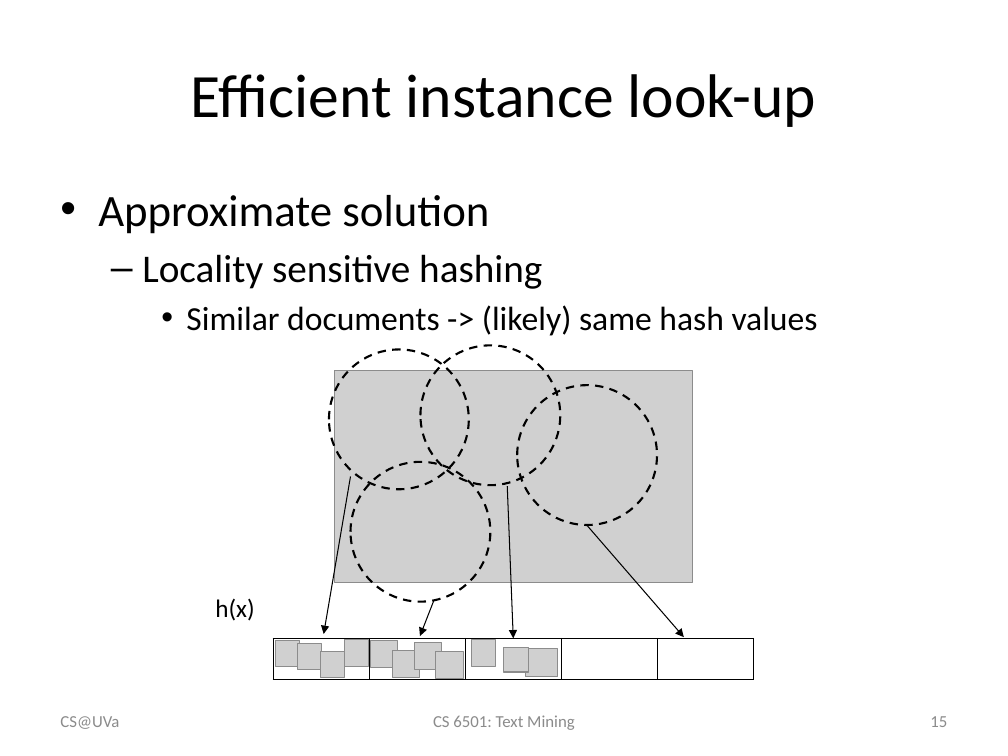
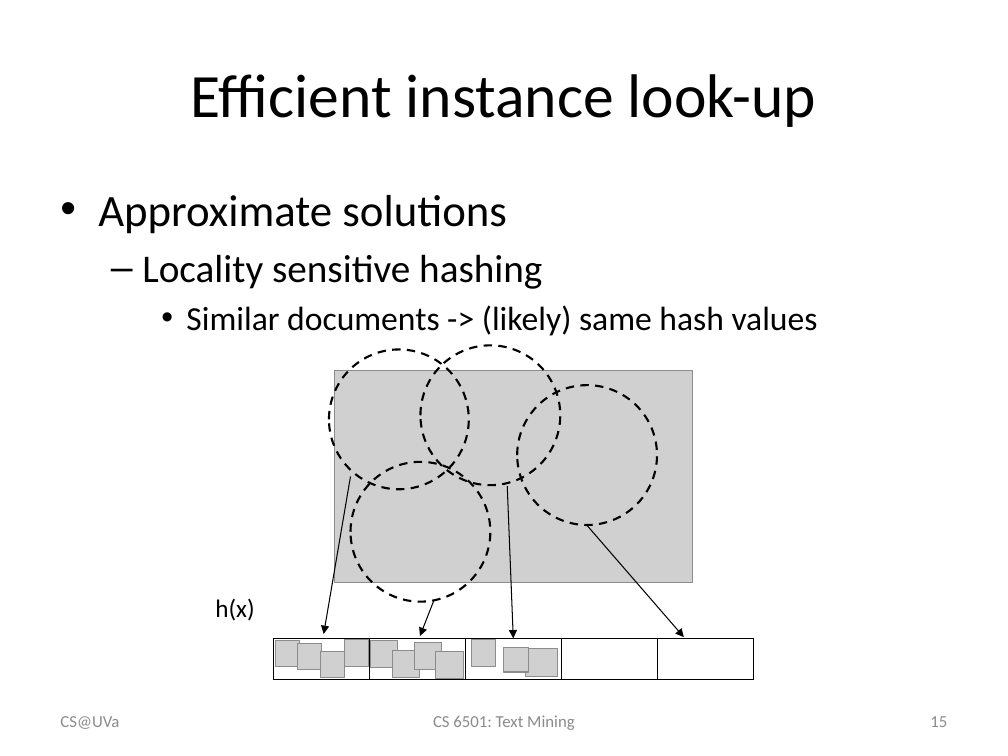
Before and after one commit to wang296/CS6501-Text-Mining, a slide deck: slide 15 of docs/kNN & Naïve Bayes.pptx. Drawn at 1008x756 pixels with LibreOffice and Linux fonts; fonts in the diff are those of the drawing; grey boxes stand for pictures; background and template pictures are left out. Boxes give left, top, right and bottom in pixels: in the first picture for what was removed or moved away, otherwise in the second. Text is boxed around its words. In the diff, an @@ line names an element or a change of style, - is before the commit and + after.

```diff
--- a/docs/kNN & Naïve Bayes.pptx
+++ b/docs/kNN & Naïve Bayes.pptx
@@ text at bbox=[98, 195, 507, 234]: text changed @@
-• Approximate solution
+• Approximate solutions
```
Also in this commit, not shown: 4 other slides changed, 13 slides added, 6 other files.
